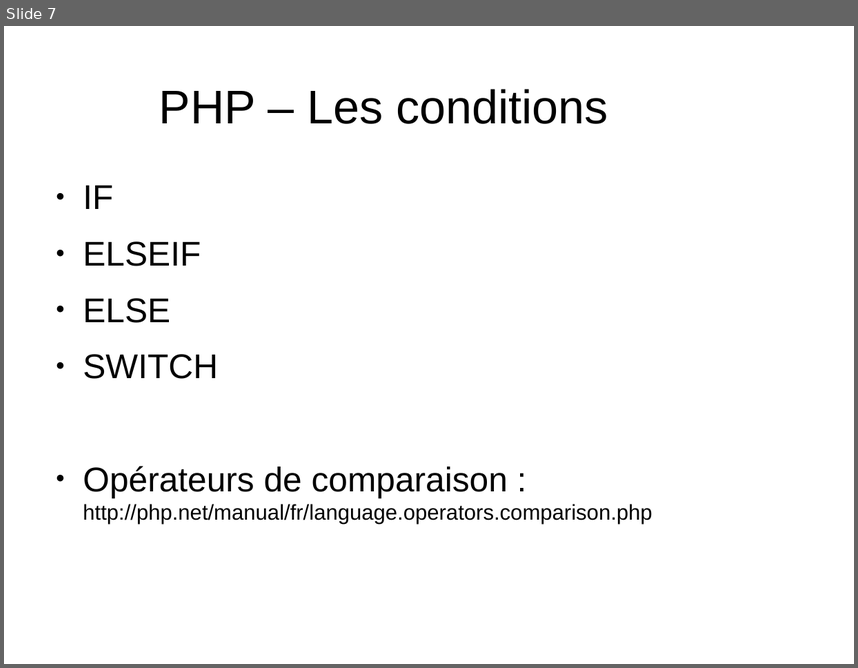
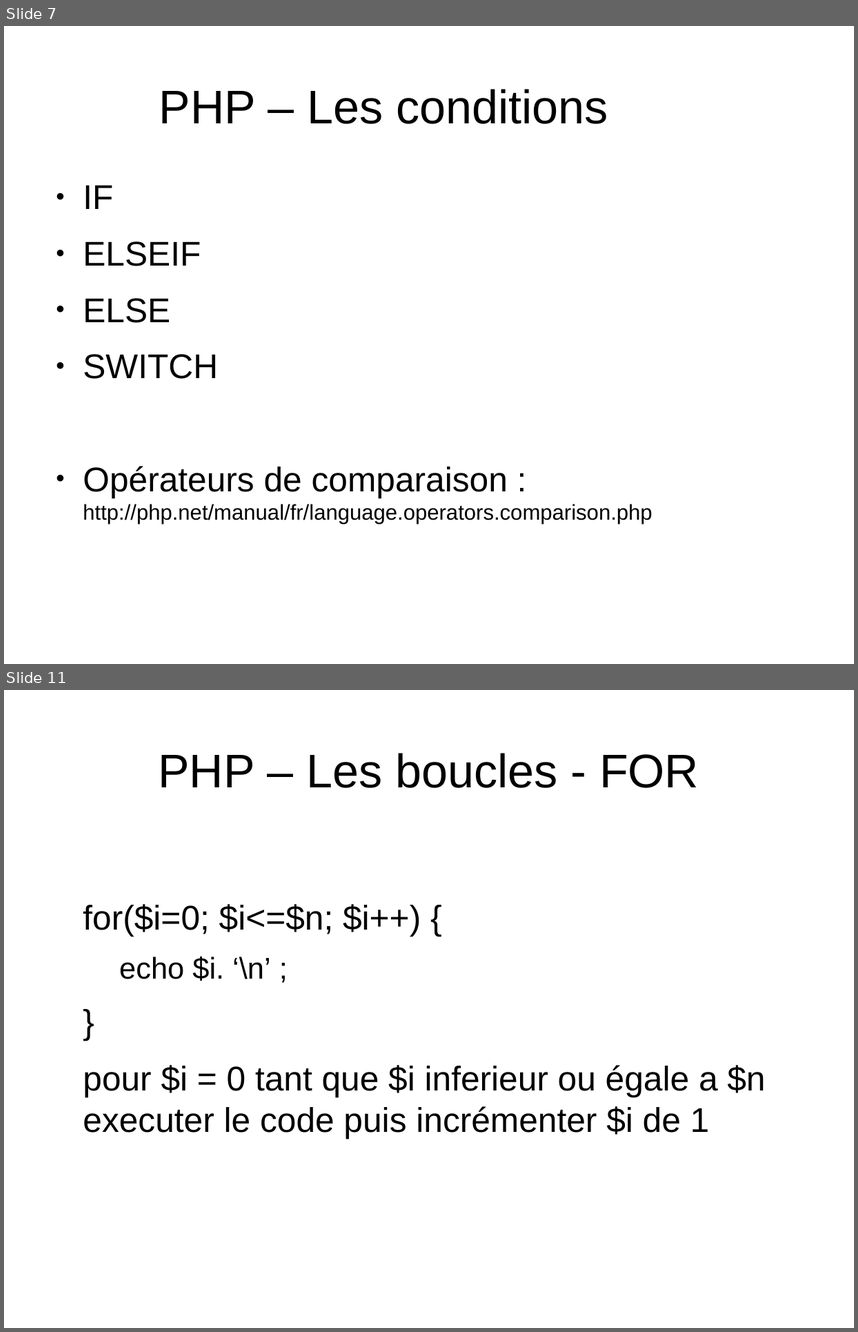
Before and after one commit to NicoM88/formation, a slide deck: PHP/formation.odp. Shown one above the other, each under a label of ours: slide 7 before the commit, slides 7 and 11 after it; the slides between them are not shown. The pictures are 858x668 and 858x1332 pixels, drawn with LibreOffice and Linux fonts; fonts in the diff are those of the drawing. Boxes give left, top, right and bottom in pixels: in the first picture for what was removed or moved away, otherwise in the second. Text is boxed around its words. In the diff, an @@ line names an element or a change of style, - is before the commit and + after.

Commit message:
boucles

```diff
--- a/PHP/formation.odp
+++ b/PHP/formation.odp
@@ slide 11 added at [4,690,854,1328], background #FFFFFF @@
@@ title added at [158,753,699,788], 44 pt, text #000000 @@
+PHP – Les boucles - FOR
@@ text added at [83,904,765,1138], 32 pt, text #000000 @@
+for($i=0; $i<=$n; $i++) {
+  echo $i. ‘\n’ ;
+}
+pour $i = 0 tant que $i inferieur ou égale a $n executer le code puis incrémenter $i de 1
```
Also in this commit, not shown: 1 slide changed, 5 other slides added, 5 other files.
